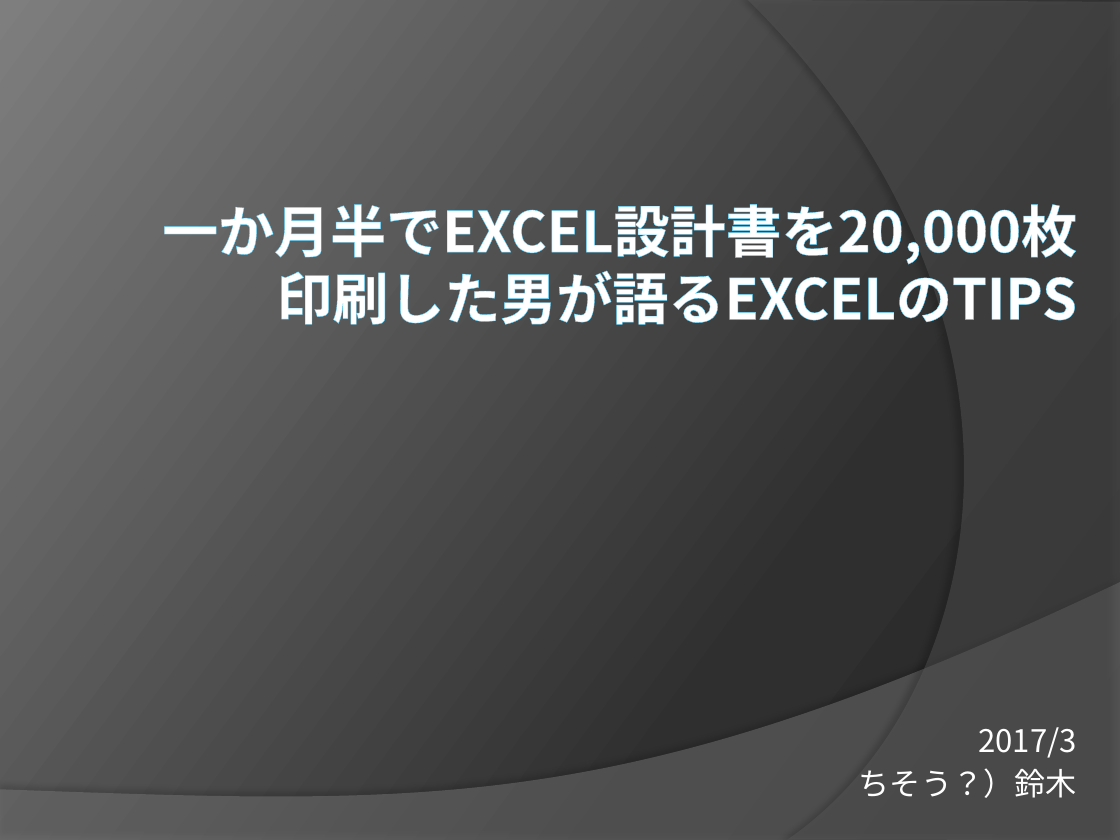
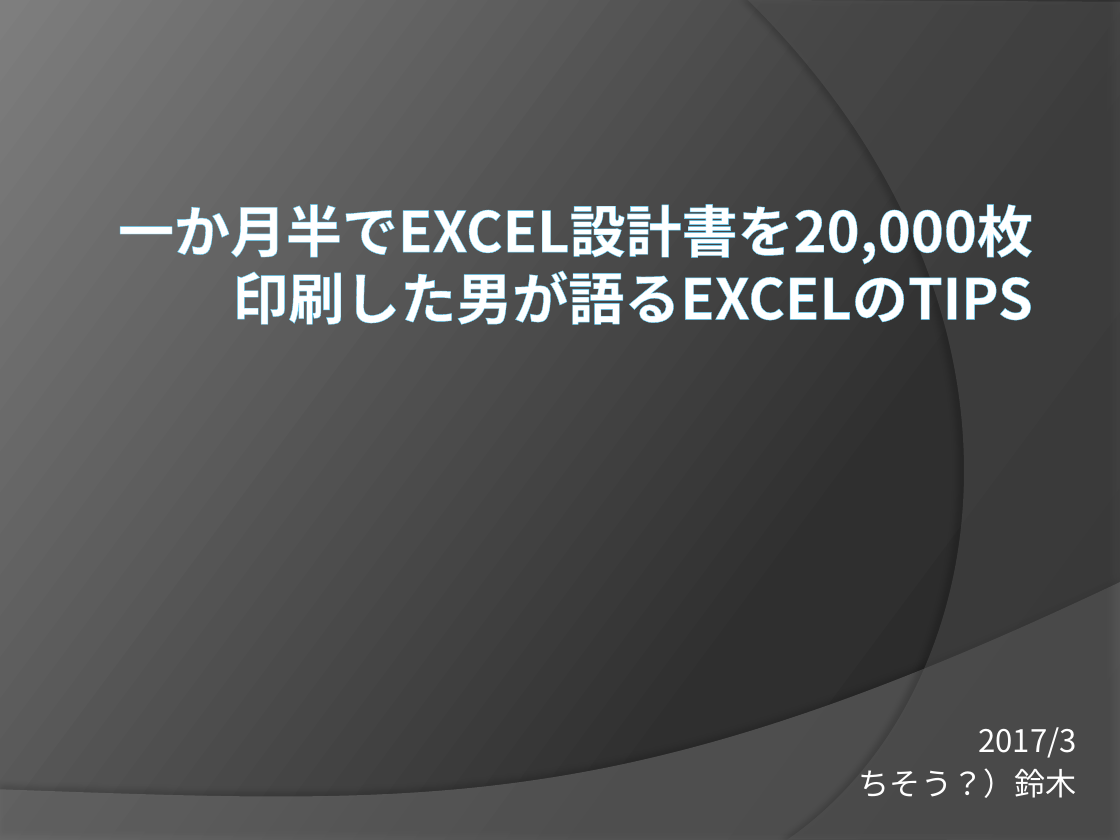
Before and after one commit to yuridonus/FEstudy, a slide deck: slide 1 of hateful_excel.pptx. Drawn at 1120x840 pixels with LibreOffice and Linux fonts; fonts in the diff are those of the drawing. Boxes give left, top, right and bottom in pixels: in the first picture for what was removed or moved away, otherwise in the second. Text is boxed around its words. In the diff, an @@ line names an element or a change of style, - is before the commit and + after.

```diff
--- a/hateful_excel.pptx
+++ b/hateful_excel.pptx
@@ title "一か月半でEXCEL設計書を20,000枚印刷した男が語るEXCELのTIPS": place and size @@
-title "一か月半でEXCEL設計書を20,000枚印刷した男が語るEXCELのTIPS" at [162,195,1077,266]
+title "一か月半でEXCEL設計書を20,000枚印刷した男が語るEXCELのTIPS" at [118,195,1033,266]
```
Also in this commit, not shown: 6 other slides changed, 7 slides added, 3 slides removed.
